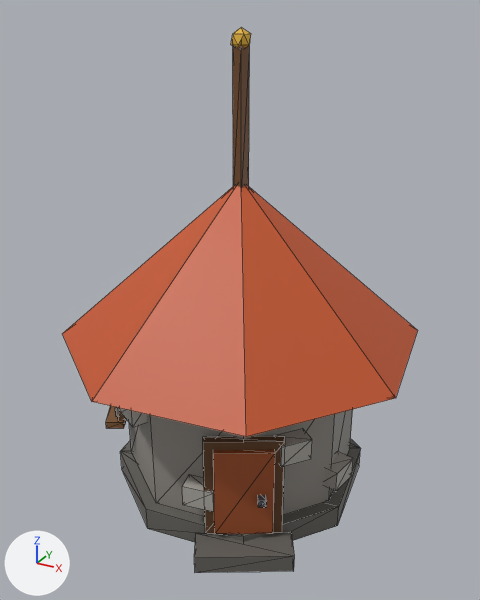
An edit to the glTF model art/models/building_22.glb, drawn before and after from the same camera.
Camera for both pictures: a 50 mm lens placed at (0.484, -0.884, 0.781), pointed at (0.006, -0.013, 0.345). The lights are fixed; the arrows at lower left show +X, +Y and +Z. The older version comes first. Mesh edges are drawn as thin lines. Vertices at exactly the same position are counted once.

In view in the first picture: 'building_22'.
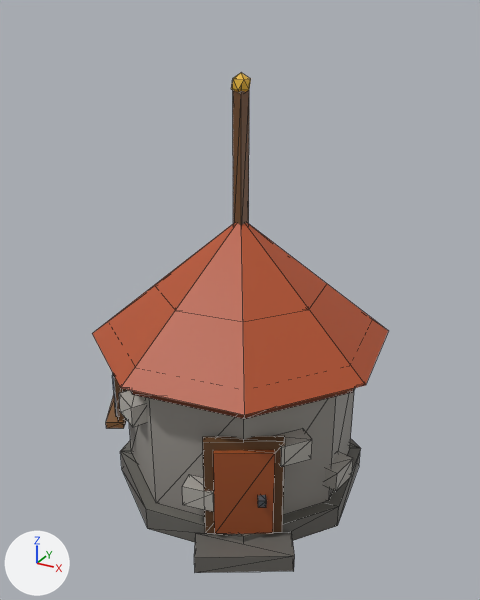
What differs and where, as boxes (x1, y1, x2, y2) in the pictures (480 x 600 px; the box of a moved part takes in the faces that stretch with it):
'building_22', reshaped (17% narrower, 8% shorter)
    before: (62, 27, 418, 573)
    after: (92, 73, 388, 573)
part 1 of me_building_22, moved or reshaped (not visible before)
    after: (130, 388, 355, 419)
part 2 of me_building_22, moved or reshaped
    before: (62, 186, 418, 437)
    after: (92, 223, 388, 415)
part 3 of me_building_22, moved or reshaped
    before: (233, 45, 250, 188)
    after: (233, 90, 249, 225)
part 4 of me_building_22, moved or reshaped
    before: (231, 27, 251, 47)
    after: (231, 73, 251, 92)

What the commit changed:
me_building_22 is used by ob_building_22; location (0.0, 0.0, 0.0).
me_building_22 had 205 vertices, 330 faces and spanned x -0.29..0.29, y -0.29..0.29, z 0.0..0.756.
me_building_22 now has 205 vertices, 330 faces and spans x -0.241..0.241, y -0.254..0.241, z 0.0..0.696.
me_building_22 part 1: the loose piece of 16 vertices spanning x -0.251..0.251, y -0.251..0.251, z 0.26..0.29 is scaled about its middle by (0.885, 0.885, 1).
me_building_22 part 2: the loose piece of 9 vertices spanning x -0.29..0.29, y -0.29..0.29, z 0.28..0.54 is scaled about its middle by (0.833, 0.833, 0.769), then moved by (0.0, 0.0, -0.03).
me_building_22 part 3: the loose piece of 8 vertices spanning x -0.01..0.01, y -0.01..0.01, z 0.52..0.74 is moved by (0.0, 0.0, -0.06).
me_building_22 part 4: the loose piece of 12 vertices spanning x -0.014..0.014, y -0.014..0.014, z 0.724..0.756 is moved by (0.0, 0.0, -0.06).
Other edits to the shape of me_building_22 do not show in these pictures.
